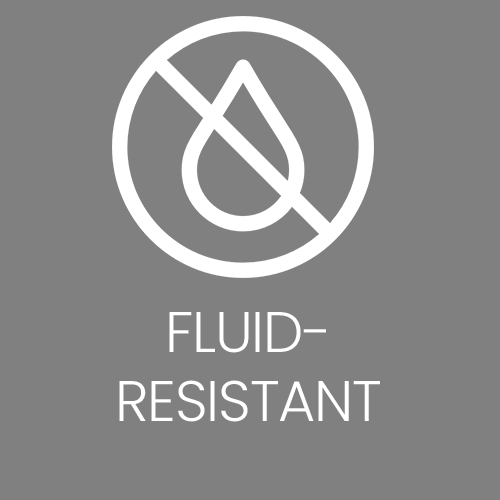
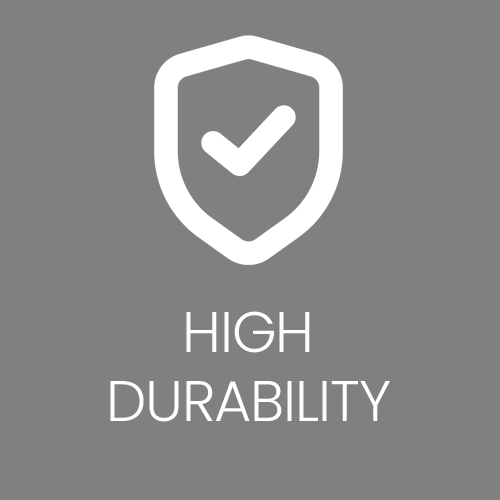
Layered file, before and after one edit (500x500). Changes by layer:
renamed "Hight Durability" to "High Durability", showed it, painted on it over [110, 311, 390, 422]
showed "shield w" over [154, 35, 343, 265]
hid "fluid- resistant" over [119, 312, 380, 422]
hid "water w" over [112, 16, 374, 278]
